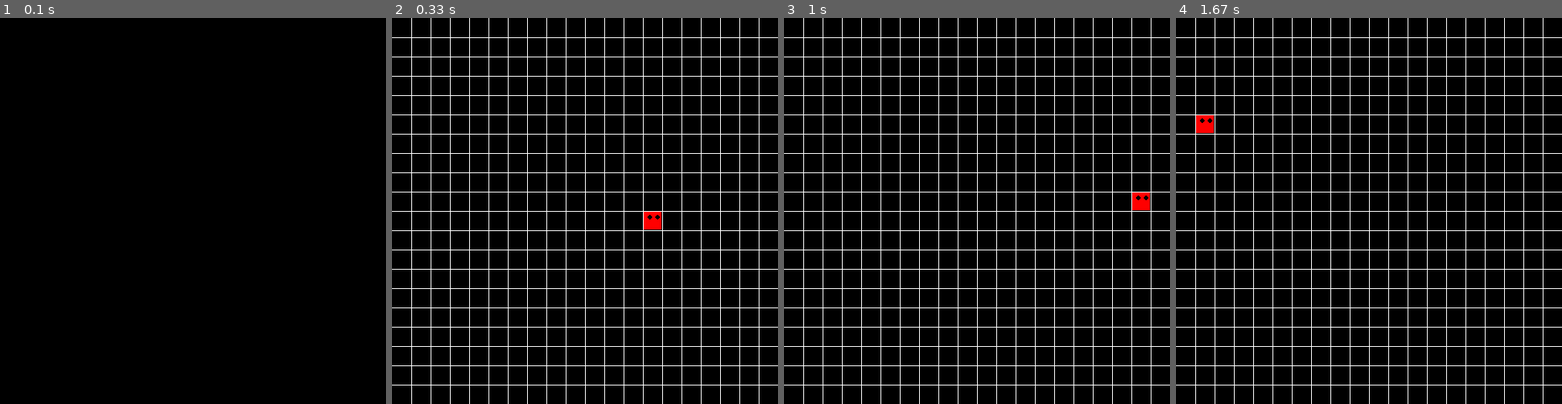
Above: before the commit, frames 1-4 (left to right).
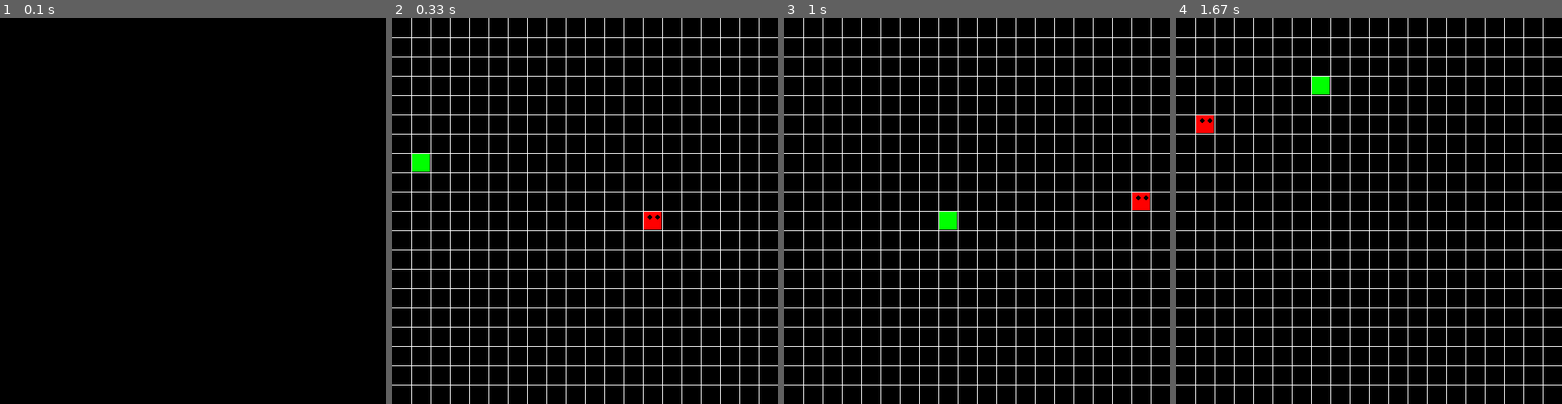
Above: after the commit, the same moments.

Repository: brccabral/Python_Pygame_Snake
Game: pygame game, started from snake-tutorial.py
The game is run twice, just before and just after one commit, with the same random seed, the same clock (stepped at 60 frames per second) and the same inputs.
Inputs:
- Up to frame 1 (0.1 s): no input
- Up to frame 2 (0.33 s): no input
- Up to frame 3 (1 s): hold Right 0.33-0.8 s; hold Up from 0.83 s (still down)
- Up to frame 4 (1.67 s): release Up at 1.3 s; hold Right from 1.33 s (still down)

Frame 1 is identical in both runs. In frame 2, 0.2% of the frame differs, in the area x 5-10%, y 35-40%; in frame 3, 0.2%; in frame 4, 0.2%.

Commit message:
snack is added, but keeps changing

Diff:
--- a/snake-tutorial.py
+++ b/snake-tutorial.py
@@ -118,21 +118,33 @@
         pygame.draw.line(surface, (255,255,255), (0,y), (w,y)) # horizontal lines
 
 def redrawWindow(surface):
-    global width, rows, s
+    global width, rows, s, snack
     surface.fill((0, 0, 0)) # black background
     drawGrid(width, rows, surface)
     s.draw(surface)
+    snack.draw(surface)
     pygame.display.update()
 
 
-def randomSnack(rows, items):
-    pass
+def randomSnack(rows, item):
+    positions = item.body
+    while True:
+        x = random.randrange(rows)
+        y = random.randrange(rows)
+
+        # don't put the snack on the top of the snake
+        if len(list(filter(lambda x:x.pos == (x,y), positions))) > 0:
+            continue
+        else:
+            break
+    return (x,y)
+
 
 def message_box(subject, content):
     pass
 
 def main():
-    global width, rows, s
+    global width, rows, s, snack
     width = 500
     rows = 20
 
@@ -140,6 +152,7 @@
     clock = pygame.time.Clock()
 
     s = snake((255, 0, 0), (10, 10)) # red color, start_position
+    snack = cube(randomSnack(rows, s), color=(0,255,0)) # green snack
 
     flag = True
     while flag:
@@ -147,6 +160,12 @@
         clock.tick(10) # 10 frames per second
 
         s.move()
+
+        # if the head touches the snack, add one body and new random snack
+        if s.body[0].pos == snake.body[0].pos:
+            s.addCube()
+            snack = cube(randomSnack(rows, s), color=(0,255,0))
+
         redrawWindow(win)
 
 
